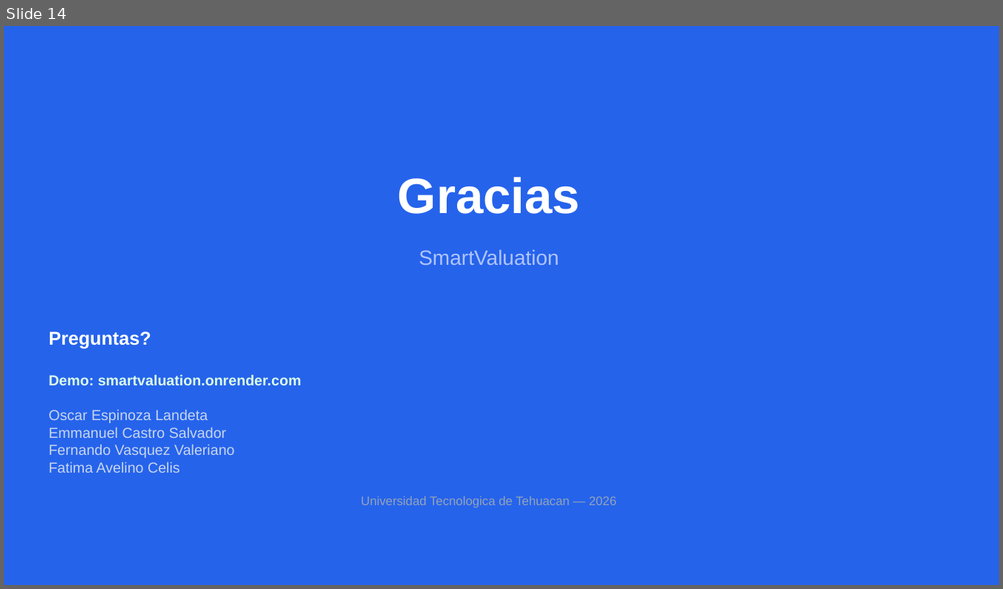
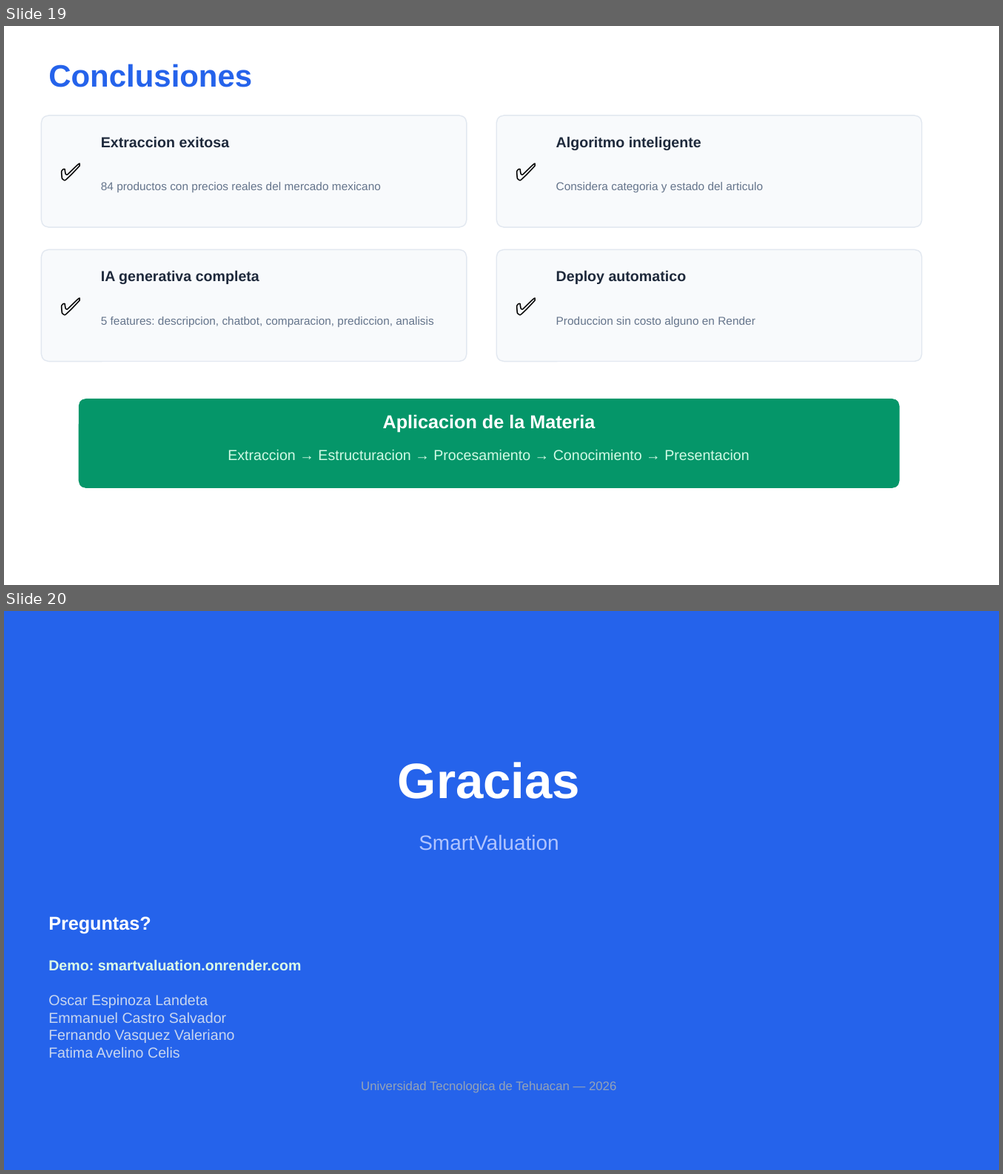
Before and after one commit to OscarEL1/smartvaluation, a slide deck: presentacion/SmartValuation_Presentacion.pptx. Shown one above the other, each under a label of ours: slide 14 before the commit, slides 19 and 20 after it. The pictures are 1003x589 and 1003x1174 pixels, drawn with LibreOffice and Linux fonts; fonts in the diff are those of the drawing. Boxes give left, top, right and bottom in pixels: in the first picture for what was removed or moved away, otherwise in the second. Text is boxed around its words. In the diff, an @@ line names an element or a change of style, - is before the commit and + after.

Commit message:
docs: actualizar contexto, presentacion HTML/PDF/PPTX con todas las features nuevas

```diff
--- a/presentacion/SmartValuation_Presentacion.pptx
+++ b/presentacion/SmartValuation_Presentacion.pptx
@@ slide 19 added at (4, 26, 999, 585), background #FFFFFF @@
@@ text added at (48, 64, 252, 87), 30 pt, text #2563EB, bold @@
+Conclusiones
@@ rounded rectangle added at (41, 116, 466, 227), fill #F8FAFC, outline #E2E8F0 1 pt @@
@@ text added at (53, 123, 97, 220), 24 pt, text #000000 @@
+✅
@@ text added at (101, 136, 230, 147), 14 pt, text #1E293B, bold @@
+Extraccion exitosa
@@ rounded rectangle added at (496, 116, 922, 227), fill #F8FAFC, outline #E2E8F0 1 pt @@
@@ text added at (508, 123, 552, 220), 24 pt, text #000000 @@
+✅
@@ text added at (556, 136, 701, 150), 14 pt, text #1E293B, bold @@
+Algoritmo inteligente
@@ text added at (101, 182, 381, 192), 11 pt, text #64748B @@
+84 productos con precios reales del mercado mexicano
@@ text added at (556, 182, 762, 192), 11 pt, text #64748B @@
+Considera categoria y estado del articulo
@@ rounded rectangle added at (41, 249, 466, 362), fill #F8FAFC, outline #E2E8F0 1 pt @@
@@ text added at (53, 258, 97, 355), 24 pt, text #000000 @@
+✅
@@ rounded rectangle added at (496, 249, 922, 362), fill #F8FAFC, outline #E2E8F0 1 pt @@
@@ text added at (508, 258, 552, 355), 24 pt, text #000000 @@
+✅
@@ text added at (101, 270, 259, 284), 14 pt, text #1E293B, bold @@
+IA generativa completa
@@ text added at (556, 270, 686, 284), 14 pt, text #1E293B, bold @@
+Deploy automatico
@@ text added at (101, 317, 433, 327), 11 pt, text #64748B @@
+5 features: descripcion, chatbot, comparacion, prediccion, analisis
@@ text added at (556, 317, 755, 327), 11 pt, text #64748B @@
+Produccion sin costo alguno en Render
@@ rounded rectangle added at (79, 399, 899, 488), fill #059669 @@
@@ text added at (383, 414, 595, 432), 18 pt, text #FFFFFF, bold @@
+Aplicacion de la Materia
@@ text added at (227, 449, 748, 460), 14 pt, text #D1FAE5 @@
+Extraccion → Estructuracion → Procesamiento → Conocimiento → Presentacion
@@ what was slide 14 is now slide 20 @@
```
Also in this commit, not shown: 6 slides changed, 7 other slides added, 2 slides removed, 5 other files.
